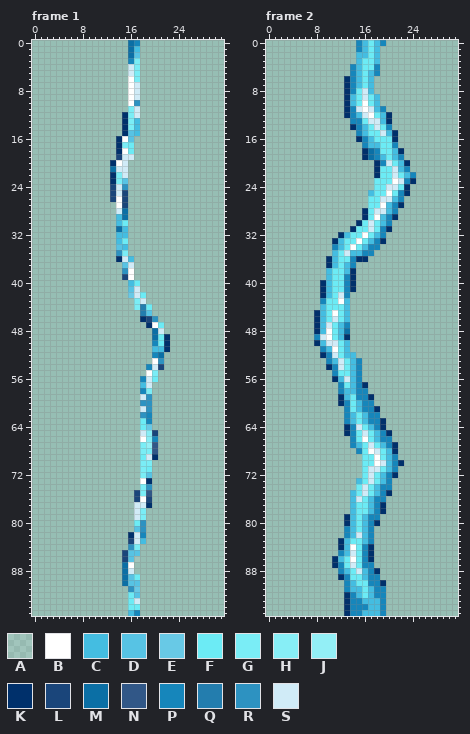
File history of a pixel-art file, asset/Armas/balas/laser.aseprite. Above: the version before the commit.
32x96 pixels, 8 frames. Colours within 5 levels of each other are drawn and written as one. Shown: frame 1, frame 2. The commit also changed other frames, which this record leaves out.
Palette (. is transparent): A #ffffff1a  B #ffffff  C #44bde1  D #57c3e4  E #68c9e6  F #6cebf5  G #7aedf6  H #87eef6  J #93eff6  K #00306b  L #1a457a  M #0b6fa5  N #315787  P #1686bb  Q #237dae  R #2d92c1  S #d0ebf7
Pixels before, frame 1 (only the part around the change), first column x 3:
79 ..............SG.............
80 ..............FR.............
81 ..............DR.............
82 .............KSP.............
83 .............LSC.............
84 .............RG..............
85 ............LDD..............
86 ............LDA..............
87 ............MB...............
88 ............MS...............
89 ............MDF..............
90 ............MDD..............
91 .............RE..............
92 .............FD..............
93 .............FS..............
94 .............FF..............
95 .............CP..............
Pixels before, frame 2 (only the part around the change), first column x 0:
72 ................FSFCPK..........
73 ...............CFSFCP...........
74 ...............FSFCPP...........
75 ..............CFSFCPK...........
76 ..............CSFCPP............
77 ..............CFFCPK............
78 ..............CFFCPK............
79 .............KCFCPP.............
80 .............KCFCPK.............
81 .............PCFCP..............
82 .............PCSCP..............
83 ............KCFFCP..............
84 ............KCBFPK..............
85 ............PCSFPK..............
86 ...........KCFBFPK..............
87 ...........KPFSFPP..............
88 ............PCFSCPK.............
89 ............KPFFCPP.............
90 .............PCFFPPK............
91 .............PCCFCPP............
92 .............KPCFCPP............
93 .............KPPCCCP............
94 .............KPPPCCP............
95 .............KPPCCCP............
Once edited:
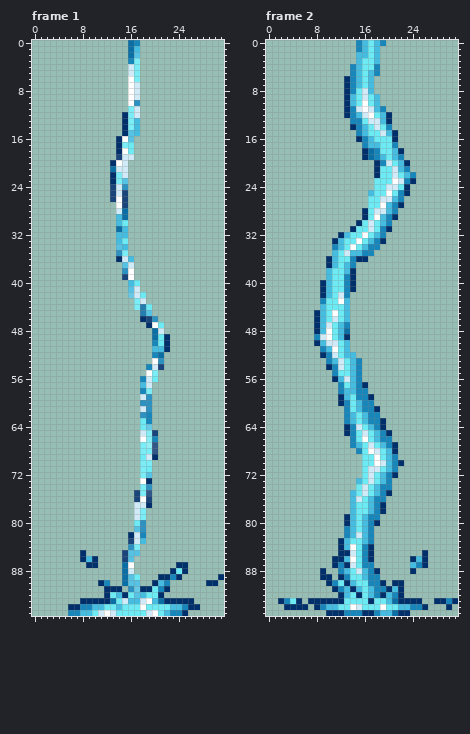
Difference:
layer "Layer 1" added
Frame 1, layer "Layer 1":
Colour B now appears in row 93 at x 19; in row 94 at x 18; in row 95 at x 12 and 20.
Colour C now appears in row 86 at x 9; in row 90 at x 21; in row 92 at x 14 and 18; in row 93 at x 20; in row 94 at x 10 to 11, 14 and 23 to 24; in row 95 at x 8 to 9 and 22.
The author changed colour F to colour C in row 93 at x 16.
The author changed colour S to colour C in row 93 at x 17.
Colour F now appears in row 88 at x 24; in row 91 at x 20; in row 92 at x 13 and 19 to 20; in row 93 at x 14; in row 94 at x 12 to 13, 15 and 19 to 22; in row 95 at x 10, 14 to 15, 18 and 21.
The author changed colour C to colour F in row 95 at x 16.
The author changed colour P to colour F in row 95 at x 17.
Colour K now appears in row 85 at x 8; in row 86 at x 8 and 10; in row 87 at x 9 to 10 and 24 to 25; in row 88 at x 23 and 25; in row 89 at x 21 to 22, 24 and 31; in row 90 at x 11, 20 and 29 to 30.
Colour K now appears in row 91 at x 12 to 14, 18 to 19 and 22; in row 92 at x 12, 15 and 21; in row 93 at x 8 to 12 and 22 to 26; in row 94 at x 6 to 7 and 26 to 27; in row 95 at x 25.
Colour M now appears in row 93 at x 13 and 21.
Colour P now appears in row 89 at x 23; in row 90 at x 12 and 22; in row 91 at x 21; in row 94 at x 8 to 9 and 25; in row 95 at x 6 to 7 and 23 to 24.
Colour S now appears in row 93 at x 15 and 18; in row 95 at x 11, 13 and 19.
Frame 2, layer "Layer 1":
The author changed colour P to colour B in row 94 at x 14 and 19.
Colour C now appears in row 86 at x 25; in row 87 at x 24; in row 91 at x 21; in rows 92 to 93 at x 20; in row 94 at x 10 to 11 and 22 to 23; in row 95 at x 20.
The author changed colour F to colour C in row 86 at x 13.
The author changed colour K to colour C in row 92 at x 13.
The author changed colour P to colour C in row 91 at x 13; in row 95 at x 19.
Colour F now appears in row 90 at x 12; in row 93 at x 4; in row 94 at x 12 and 20 to 21.
The author changed colour C to colour F in row 93 at x 16 and 18; in row 94 at x 17 to 18.
The author changed colour K to colour F in rows 93 to 94 at x 13.
The author changed colour P to colour F in row 92 at x 14; in row 93 at x 14 to 15 and 19; in row 94 at x 16.
Colour K now appears in row 85 at x 26; in row 86 at x 24 and 26; in row 87 at x 26; in row 88 at x 9 and 24; in row 89 at x 9 to 10; in row 90 at x 10 and 21 to 22.
Colour K now appears in row 91 at x 11, 20 and 22; in row 92 at x 12 and 22; in row 93 at x 2, 5, 7 to 12, 22 to 25, 28 to 29 and 31; in row 94 at x 3 to 6, 8, 26 and 30; in row 95 at x 10 to 12 and 22 to 23.
The author changed colour C to colour K in row 85 at x 13; in row 86 at x 12; in row 91 at x 14; in row 92 at x 15; in row 93 at x 17; in row 95 at x 16 to 17.
The author changed colour F to colour K in row 87 at x 13.
The author changed colour P to colour K in row 85 at x 12; in row 90 at x 13; in row 92 at x 19.
Colour M now appears in row 93 at x 21; in row 95 at x 21.
Colour P now appears in row 87 at x 25; in row 90 at x 11; in row 91 at x 12; in row 92 at x 21; in row 93 at x 3 and 30; in row 94 at x 9 and 24 to 25.
The author changed colour C to colour P in row 95 at x 18.
The author changed colour K to colour P in row 95 at x 13.
The author changed colour P to colour S in row 94 at x 15.
Boxes around the changes in both pictures, in picture pixels (x1, y1, x2, y2):
changed: (68, 550, 224, 616)
changed: (278, 550, 458, 616)
